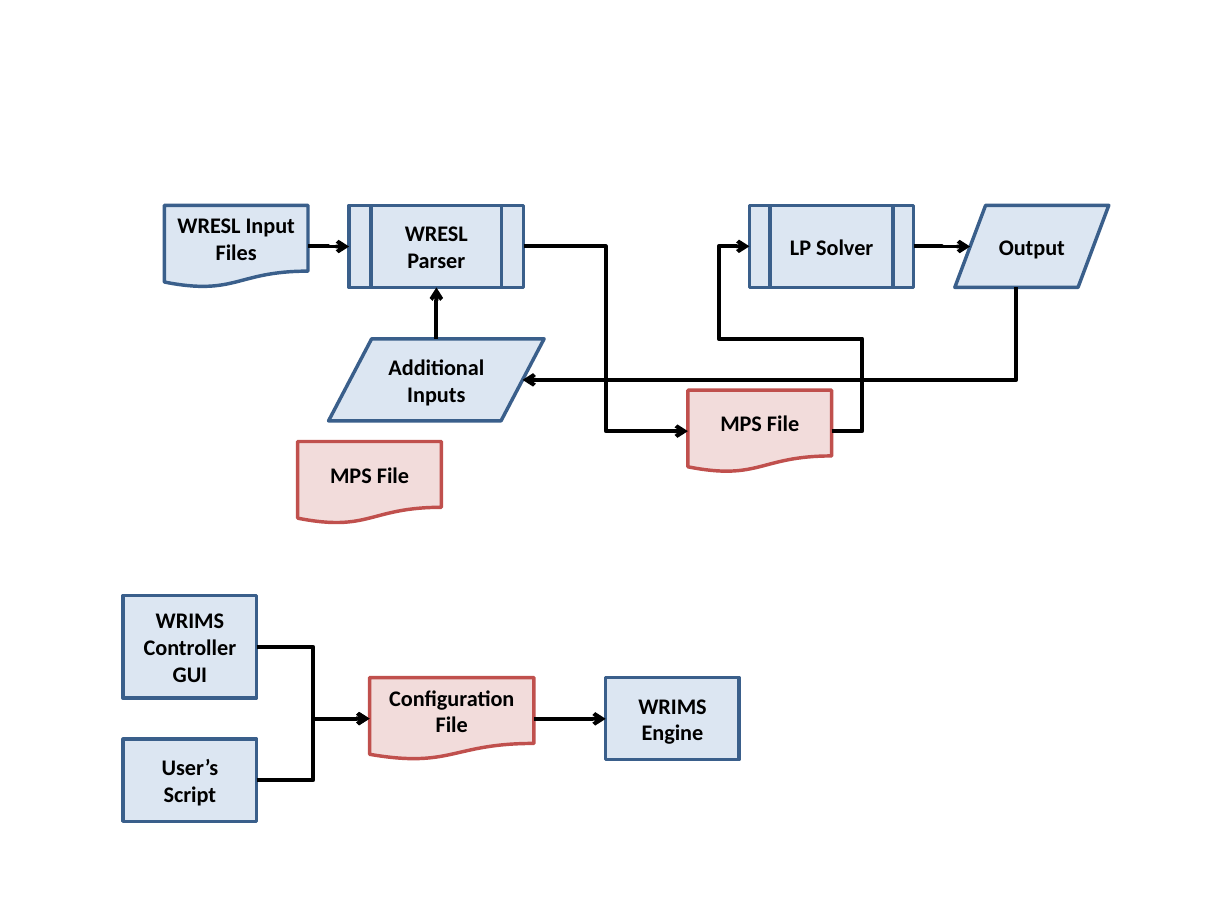
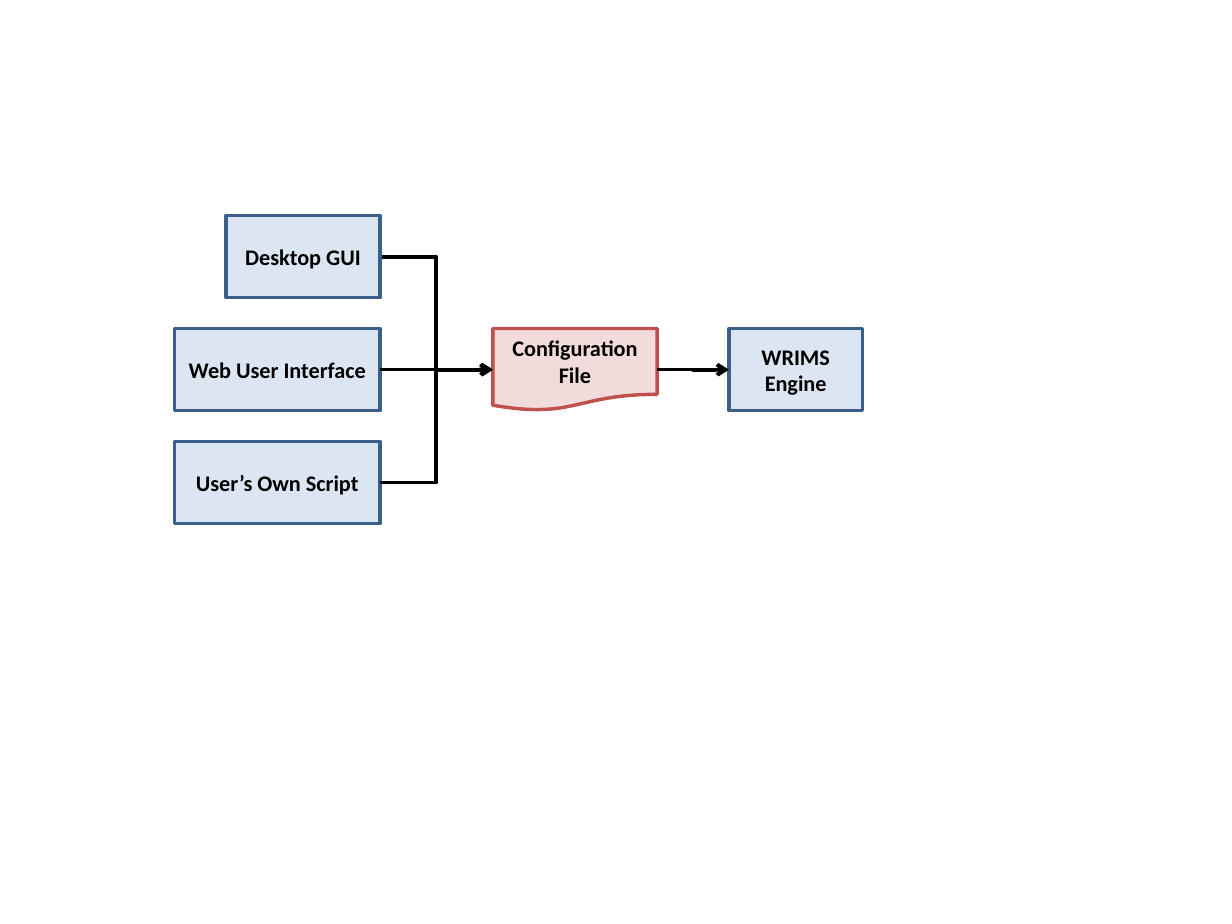
Before and after one commit to CentralValleyModeling/wrims, a slide deck: slide 6 of plans/flowchart_WRIMS.pptx. Drawn at 1232x924 pixels with LibreOffice and Linux fonts; fonts in the diff are those of the drawing. Boxes give left, top, right and bottom in pixels: in the first picture for what was removed or moved away, otherwise in the second. Text is boxed around its words. In the diff, an @@ line names an element or a change of style, - is before the commit and + after.

```diff
--- a/plans/flowchart_WRIMS.pptx
+++ b/plans/flowchart_WRIMS.pptx
@@ flow chart document removed at bbox=[164, 206, 308, 288] @@
-WRESL Input Files
@@ flow chart predefined process removed at bbox=[349, 206, 524, 288] @@
-WRESL Parser
@@ flow chart predefined process removed at bbox=[749, 206, 913, 288] @@
-LP Solver
@@ flow chart input output removed at bbox=[955, 206, 1109, 288] @@
-Output
@@ rectangle added at bbox=[225, 216, 379, 298], fill #DCE6F2, outline #3A5F8C 2 pt, 13 pt, text #000000, bold @@
+Desktop GUI
@@ elbow arrow removed from (308, 246) to (349, 246) @@
@@ elbow arrow moved from (256, 647) - (370, 718) to (379, 256) - (493, 370) @@
@@ elbow arrow removed from (524, 246) to (687, 431) @@
@@ elbow arrow removed from (832, 431) to (749, 246) @@
@@ elbow arrow removed from (914, 246) to (971, 246) @@
@@ elbow arrow removed from (1016, 287) to (522, 379) @@
@@ rectangle added at bbox=[175, 329, 381, 411], fill #DCE6F2, outline #3A5F8C 2 pt, 13 pt, text #000000, bold @@
+Web User Interface
@@ flow chart input output removed at bbox=[329, 339, 545, 421] @@
-Additional Inputs
@@ elbow arrow moved from (256, 780) - (370, 718) to (379, 483) - (493, 370) @@
@@ elbow arrow moved from (436, 339) - (436, 287) to (379, 370) - (493, 370) @@
@@ 1 flow chart document, 1 rectangle, 1 elbow arrow: place and size @@
-1 flow chart document, 1 rectangle, 1 elbow arrow at bbox=[370, 678, 739, 760]
+1 flow chart document, 1 rectangle, 1 elbow arrow at bbox=[493, 329, 862, 411]
@@ flow chart document removed at bbox=[687, 391, 832, 473] @@
-MPS File
@@ rectangle "User’s Own Script": place and size @@
-rectangle "User’s Own Script" at bbox=[123, 739, 256, 822]
+rectangle "User’s Own Script" at bbox=[175, 441, 381, 524]
@@ flow chart document removed at bbox=[298, 441, 442, 524] @@
-MPS File
@@ text in rectangle at bbox=[196, 475, 359, 495]: text changed @@
-User’s Script
+User’s Own Script
@@ rectangle removed at bbox=[123, 595, 256, 697] @@
-WRIMS Controller GUI
```
Also in this commit, not shown: 2 other slides changed, 3 other files.
